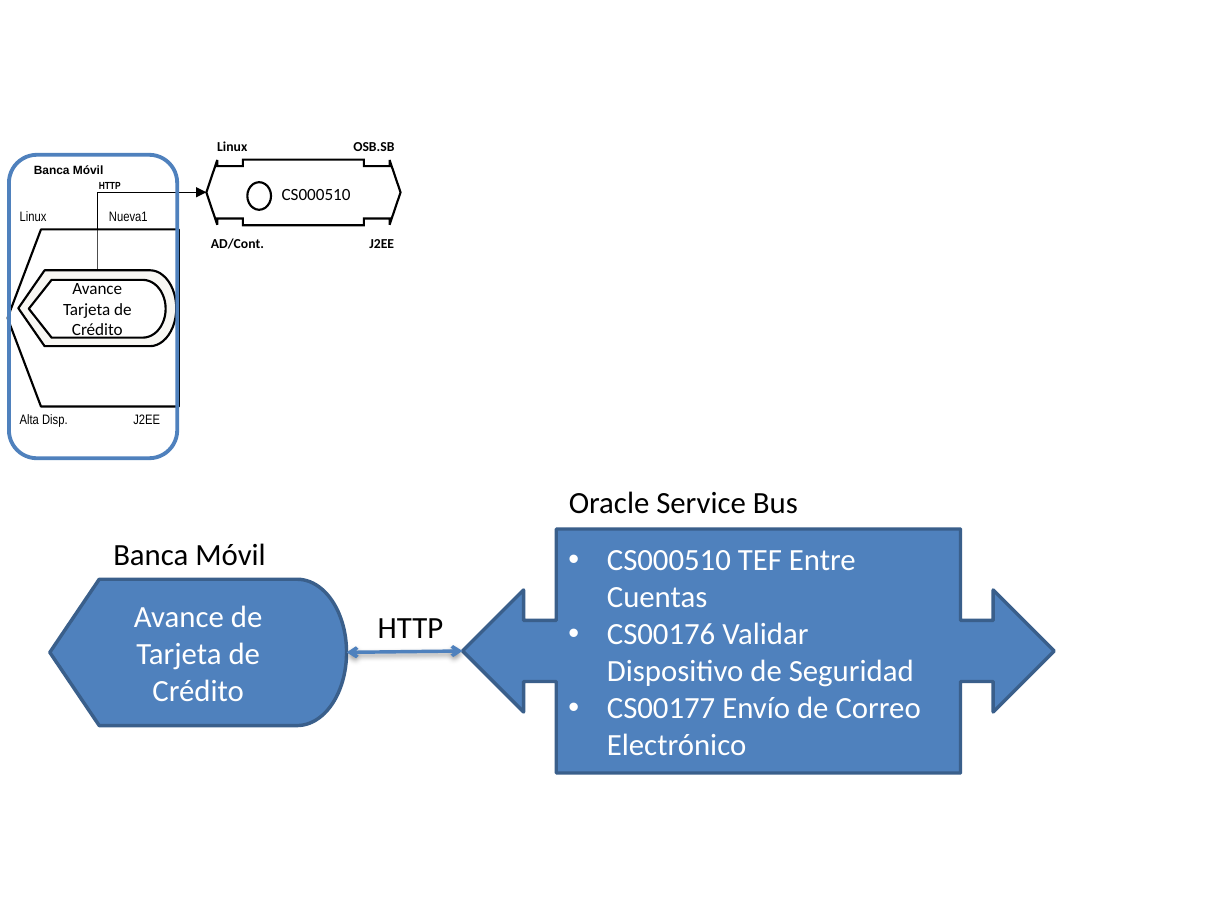
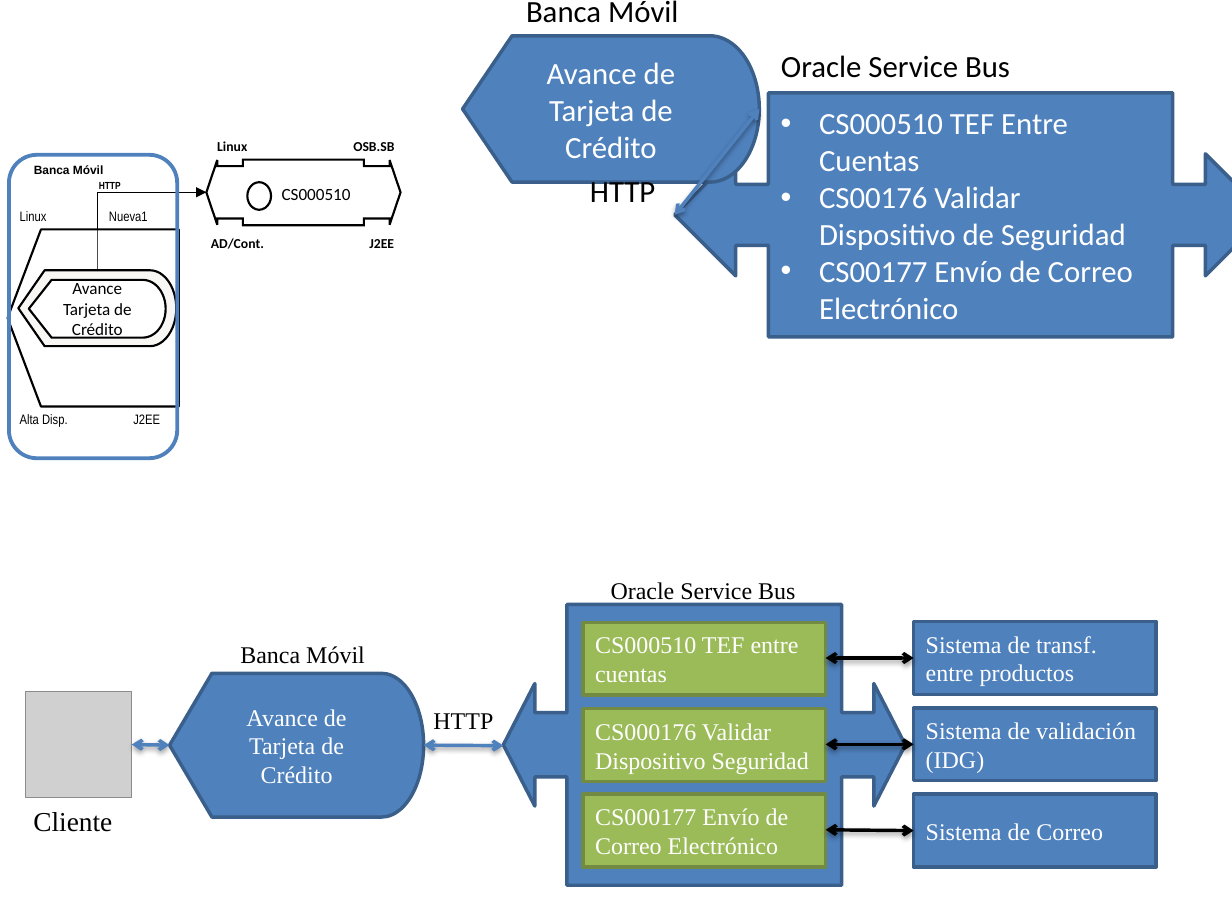
Before and after one commit to SergioCrda/TT2, a slide deck: slide 9 of servicio resumidos.pptx. Drawn at 1232x924 pixels with LibreOffice and Linux fonts; fonts in the diff are those of the drawing; grey boxes stand for pictures. Boxes give left, top, right and bottom in pixels: in the first picture for what was removed or moved away, otherwise in the second. Text is boxed around its words. In the diff, an @@ line names an element or a change of style, - is before the commit and + after.

```diff
--- a/servicio resumidos.pptx
+++ b/servicio resumidos.pptx
@@ text "Banca Móvil": place and size @@
-text "Banca Móvil" at bbox=[113, 543, 265, 566]
+text "Banca Móvil" at bbox=[526, 0, 678, 23]
@@ flow chart display "Avance de Tarjeta de Crédito": place and size @@
-flow chart display "Avance de Tarjeta de Crédito" at bbox=[49, 579, 346, 726]
+flow chart display "Avance de Tarjeta de Crédito" at bbox=[462, 36, 759, 182]
@@ text "Oracle Service Bus": place and size @@
-text "Oracle Service Bus" at bbox=[569, 491, 798, 514]
+text "Oracle Service Bus" at bbox=[781, 55, 1010, 78]
@@ left right arrow callout "CS000510 TEF Entre Cuentas": place and size @@
-left right arrow callout "CS000510 TEF Entre Cuentas" at bbox=[462, 529, 1053, 772]
+left right arrow callout "CS000510 TEF Entre Cuentas" at bbox=[675, 92, 1232, 336]
@@ double arrow moved from (346, 653) - (462, 650) to (759, 108) - (675, 214) @@
@@ text "HTTP" rewrapped from bbox=[378, 618, 443, 638] to bbox=[590, 176, 655, 202] @@
@@ text added at bbox=[611, 582, 795, 605], 14 pt, text #000000 @@
+Oracle Service Bus
@@ left right arrow callout added at bbox=[504, 605, 906, 886], fill #4F81BD, outline #3A5F8C 2 pt @@
@@ rectangle added at bbox=[583, 622, 825, 695], fill #9BBB59, outline #738A42 2 pt, 14 pt, text #FFFFFF @@
+CS000510 TEF entre cuentas
@@ rectangle added at bbox=[914, 622, 1157, 695], fill #4F81BD, outline #3A5F8C 2 pt, 14 pt, text #FFFFFF @@
+Sistema de transf. entre productos
@@ text added at bbox=[240, 646, 365, 664], 14 pt, text #000000 @@
+Banca Móvil
@@ double arrow added from (914, 658) to (825, 658), #000000 2 pt @@
@@ flow chart display added at bbox=[170, 673, 424, 817], fill #4F81BD, outline #3A5F8C 2 pt, 14 pt, text #FFFFFF @@
+Avance de Tarjeta de Crédito
@@ picture added at bbox=[26, 691, 132, 797] @@
@@ text added at bbox=[433, 713, 493, 729], 14 pt, text #000000 @@
+HTTP
@@ rectangle added at bbox=[583, 708, 825, 781], fill #9BBB59, outline #738A42 2 pt, 14 pt, text #FFFFFF @@
+CS000176 Validar Dispositivo Seguridad
@@ rectangle added at bbox=[914, 708, 1157, 781], fill #4F81BD, outline #3A5F8C 2 pt, 14 pt, text #FFFFFF @@
+Sistema de validación (IDG)
@@ double arrow added from (170, 745) to (132, 744), #4F81BD 2 pt @@
@@ double arrow added from (424, 745) to (504, 745), #4F81BD 2 pt @@
@@ double arrow added from (825, 744) to (914, 744), #000000 2 pt @@
@@ rectangle added at bbox=[583, 795, 825, 867], fill #9BBB59, outline #738A42 2 pt, 14 pt, text #FFFFFF @@
+CS000177 Envío de Correo Electrónico
@@ rectangle added at bbox=[914, 795, 1157, 867], fill #4F81BD, outline #3A5F8C 2 pt, 14 pt, text #FFFFFF @@
+Sistema de Correo
@@ text added at bbox=[33, 812, 112, 832], 16 pt, text #000000 @@
+Cliente
@@ double arrow added from (825, 830) to (914, 830), #000000 2 pt @@
```
Also in this commit, not shown: 13 other slides changed, 2 other files.
